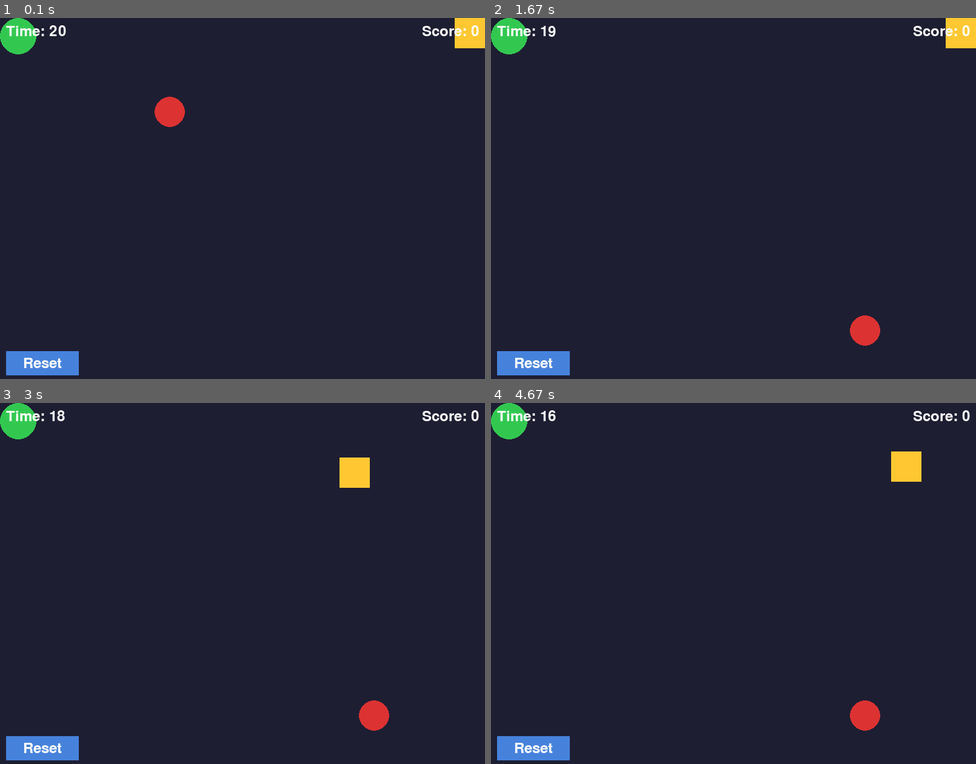
Above: before the commit, frames 1-4 (two rows, left to right).
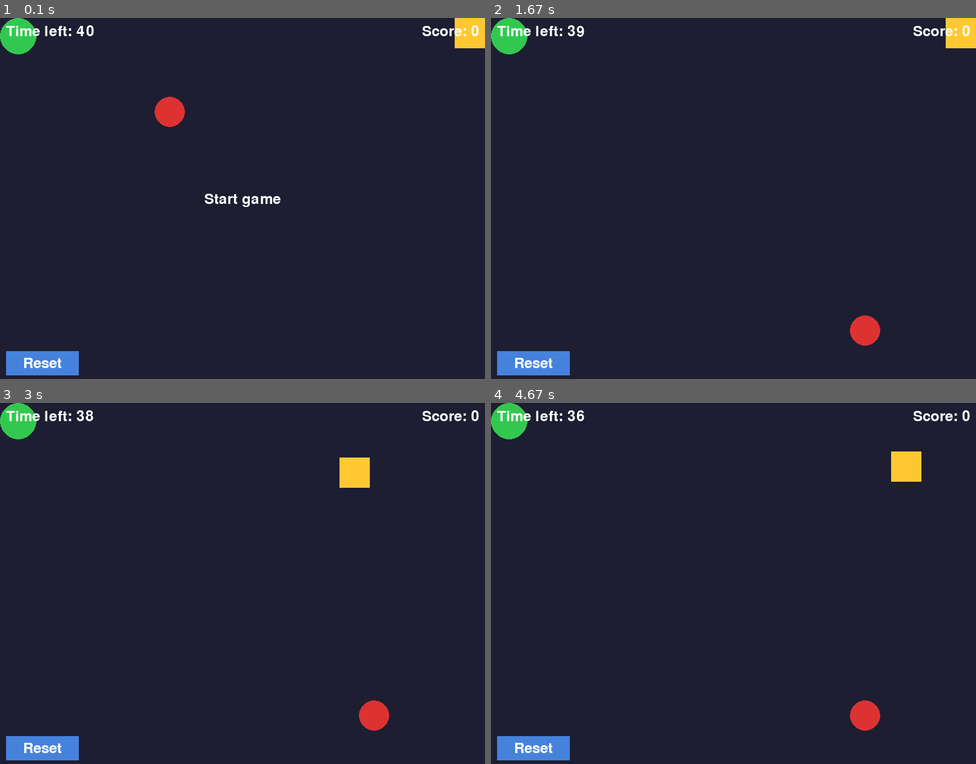
Above: after the commit, the same moments.

Repository: SivanTheGreat/pygame-lesson2-SivanTheGreat
Game: pygame game, started from main.py
The game is run twice, just before and just after one commit, with the same random seed, the same clock (stepped at 60 frames per second) and the same inputs.
Inputs:
- Up to frame 1 (0.1 s): no input
- Up to frame 2 (1.67 s): click "Reset" at 0.38 s; hold Right 0.67-1.13 s
- Up to frame 3 (3 s): hold Left 2-2.53 s; hold Down 2.57-2.87 s; hold Left from 2.9 s (still down)
- Up to frame 4 (4.67 s): release Left at 3.3 s; hold Up 3.33-3.7 s; hold Right 3.73-4.37 s; hold Down from 4.4 s (still down)

The runs differ from the first frame. In frame 1, 0.4% of the frame differs, in the area x 8-58%, y 2-53%; in frame 2, 0.2%; in frame 3, 0.2%; in frame 4, 0.2%.

Commit message:
Change game duration and show start message
Updated game duration and added start message display.

Diff:
--- a/main.py
+++ b/main.py
@@ -14,10 +14,11 @@
 BOOM_RADIUS = 25
 SPEED = 5
 RESET_BUTTON = pygame.Rect(10, HEIGHT - 50, 120, 40)
-GAME_DURATION = 20
+TOTAL_TIME = 40
 
 # המשתנה score שומר את הניקוד הנוכחי של השחקן.
 score = 0
+show_start_message = True
 
 # יצירת חלון המשחק וקביעת הכותרת שלו.
 screen = pygame.display.set_mode((WIDTH, HEIGHT))
@@ -74,7 +75,7 @@
 def reset_game():
     # החזרת כל האובייקטים והניקוד למצב ההתחלתי.
     global x_re, y_re, x_cir, y_cir, x_boom, y_boom
-    global score, was_touching, RADIUS
+    global score, was_touching, RADIUS, show_start_message
 
     RADIUS = 30
     x_re = WIDTH - PLAYER_SIZE
@@ -83,6 +84,8 @@
     y_cir = RADIUS
     score = 0
     was_touching = False
+    show_start_message = True
+
     x_boom, y_boom = random_free_position(
         BOOM_RADIUS, x_cir, y_cir, RADIUS
     )
@@ -91,7 +94,7 @@
 
 async def main():
     global x_re, y_re, x_cir, y_cir, x_boom, y_boom
-    global score, was_touching, RADIUS
+    global score, was_touching, RADIUS, show_start_message
 
     running = True
     was_touching = False
@@ -102,12 +105,14 @@
 
         # הזמן ב-Pygame נמדד באלפיות שנייה, לכן מחלקים ב-1000 לשניות.
         seconds_passed = (pygame.time.get_ticks() - game_start_time) // 1000
-        remaining_seconds = max(0, GAME_DURATION - seconds_passed)
+        remaining_seconds = max(0, TOTAL_TIME - seconds_passed)
 
         # EVENTS: בדיקה אם המשתמש סגר את החלון או לחץ על Reset.
         for event in pygame.event.get():
             if event.type == pygame.QUIT:
                 running = False
+            if event.type == pygame.KEYDOWN:
+                show_start_message = False
             if (
                 event.type == pygame.MOUSEBUTTONDOWN
                 and event.button == 1
@@ -131,6 +136,15 @@
         # DRAW: ניקוי המסך וציור כל האובייקטים מחדש בכל סיבוב.
         screen.fill((30, 30, 50)) #RGB
 
+        if show_start_message:
+            game_start_text = score_font.render(
+                "Start game", True, (255, 255, 255)
+            )
+            game_start_position = game_start_text.get_rect(
+                center=(WIDTH // 2, HEIGHT // 2)
+            )
+            screen.blit(game_start_text, game_start_position)
+
         pygame.draw.rect(
             screen,
             (255, 200, 50),
@@ -206,19 +220,29 @@
 
         # הצגת הזמן שנותר בפינה השמאלית העליונה.
         timer_text = score_font.render(
-            f"Time: {remaining_seconds}", True, (255, 255, 255)
+            f"Time left: {remaining_seconds}", True, (255, 255, 255)
         )
         screen.blit(timer_text, (10, 10))
 
         # כשהזמן נגמר, מציגים הודעה ומפסיקים את תנועת הריבוע.
         if remaining_seconds == 0:
+            time_end_text = score_font.render(
+                "Time's up!", True, (255, 255, 255))
             game_over_text = score_font.render(
-                "Time's up!", True, (255, 255, 255)
+                "Game Over", True, (255, 255, 255))
+            final_score = score_font.render(
+                            f"Final Score: {score}", True, (255, 255, 255))
+            time_end_position = time_end_text.get_rect(
+                center=(WIDTH // 2, (HEIGHT // 2)-45)
             )
             game_over_position = game_over_text.get_rect(
-                center=(WIDTH // 2, HEIGHT // 2)
-            )
+                center=(WIDTH // 2, (HEIGHT // 2)-30))
+            final_score_position = final_score.get_rect(
+                            center=(WIDTH // 2, (HEIGHT // 2)+15))
             screen.blit(game_over_text, game_over_position)
+            screen.blit(time_end_text, time_end_position)
+            screen.blit(final_score, final_score_position)
+
 
         # ציור כפתור Reset והטקסט שבתוכו.
         pygame.draw.rect(screen, (70, 130, 220), RESET_BUTTON)
